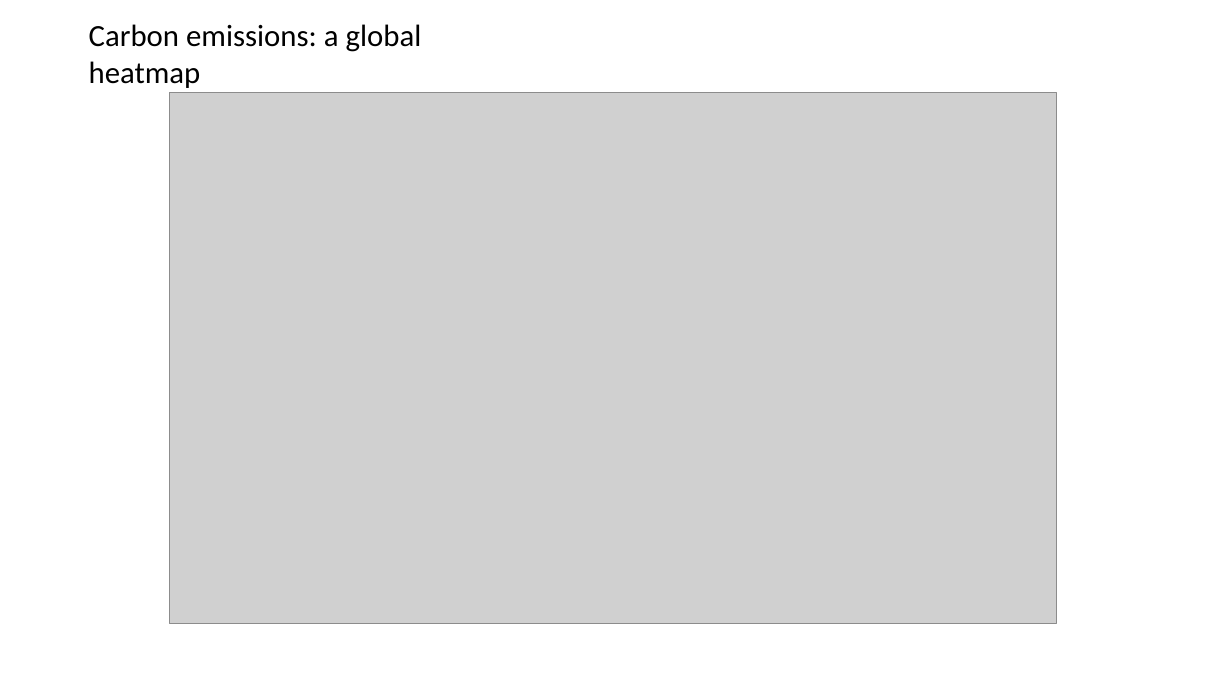
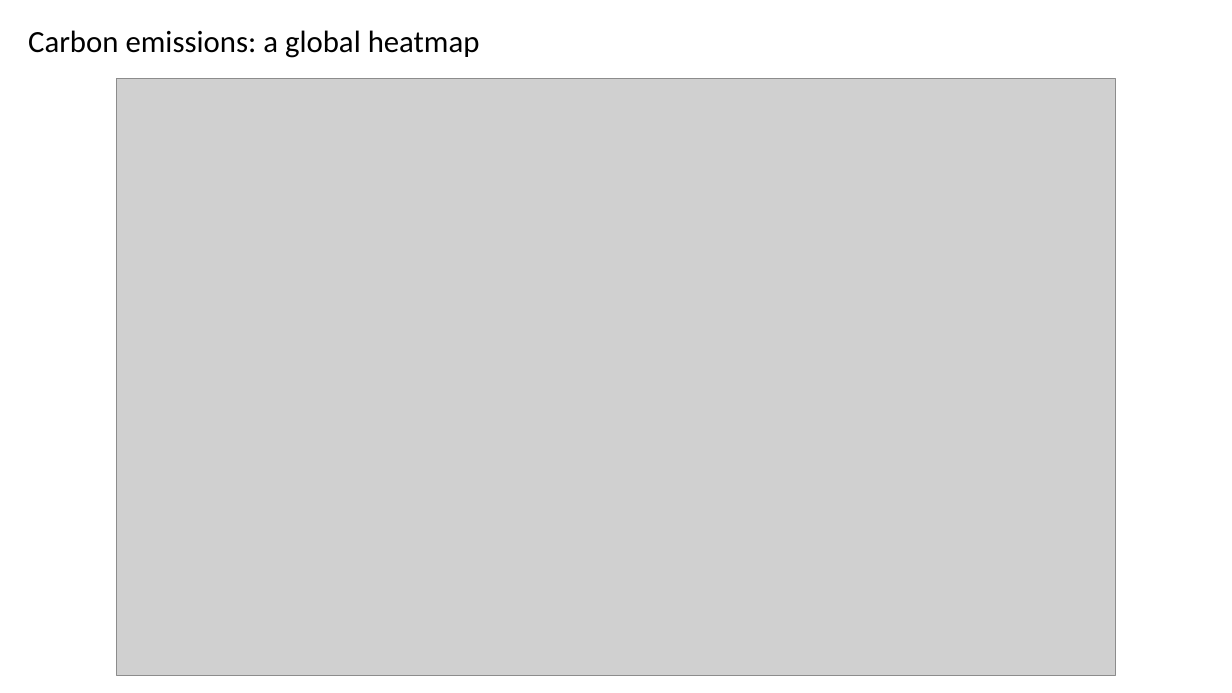
Before and after one commit to danilogiarlini/Global-CO2-Emission-Forecasting, a slide deck: slide 4 of Visualization/GlobalCO2Emission.pptx. Drawn at 1232x693 pixels with LibreOffice and Linux fonts; fonts in the diff are those of the drawing; grey boxes stand for pictures. Boxes give left, top, right and bottom in pixels: in the first picture for what was removed or moved away, otherwise in the second. Text is boxed around its words. In the diff, an @@ line names an element or a change of style, - is before the commit and + after.

```diff
--- a/Visualization/GlobalCO2Emission.pptx
+++ b/Visualization/GlobalCO2Emission.pptx
@@ text "Carbon emissions: a global heatmap" rewrapped from [89, 24, 422, 88] to [28, 30, 480, 58] @@
@@ picture: place and size @@
-picture at [169, 93, 1056, 624]
+picture at [117, 79, 1116, 676]
```
Also in this commit, not shown: 11 other slides changed, 1 slide added, 1 slide removed, 5 other files.
